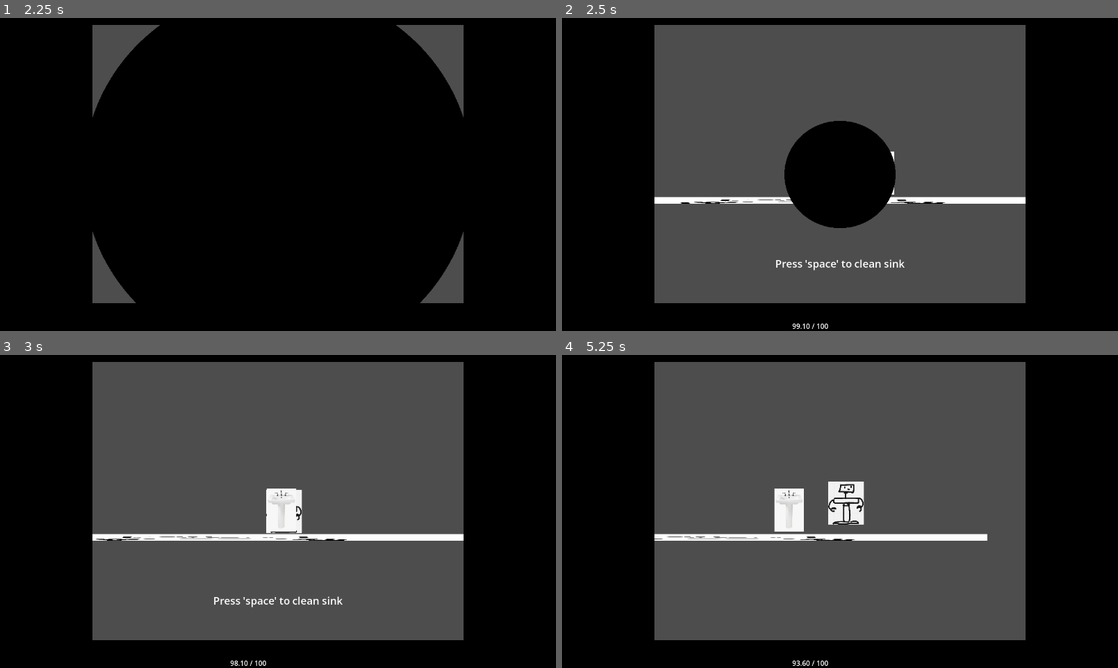
Above: before the commit, frames 1-4 (two rows, left to right).
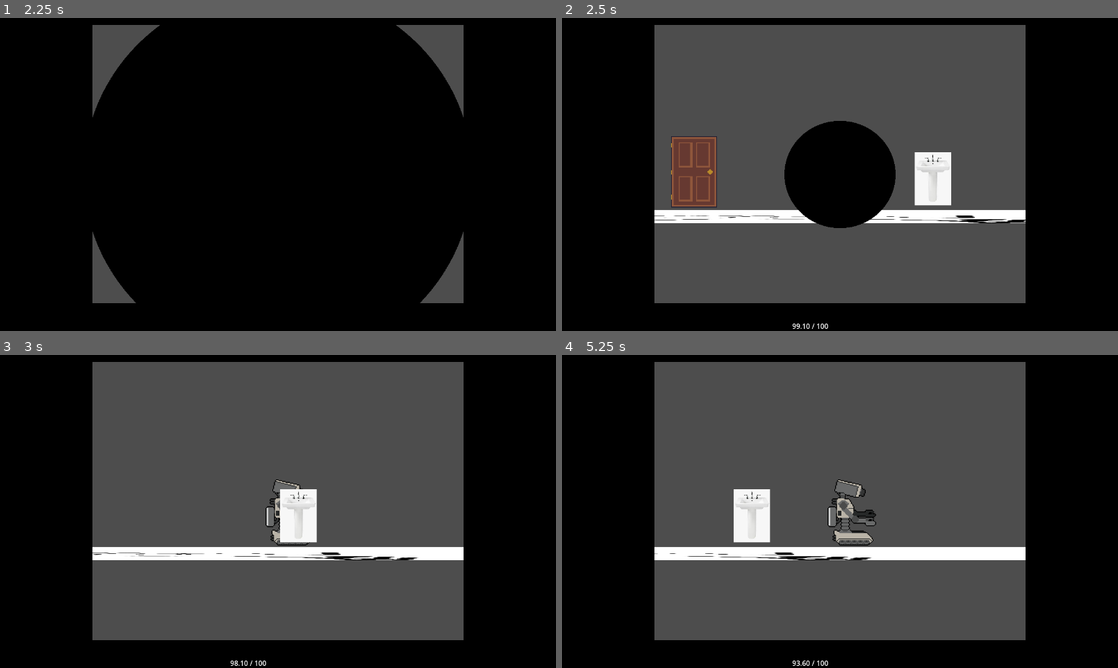
Above: after the commit, the same moments.

Repository: leorCD/Cleaning-Robot
Game: Godot game, scene res://scenes/main menu.tscn
Same seed, same stepped clock (60 frames per second), same inputs: the game is played once before the commit and once after it.
Inputs:
- Up to frame 1 (2.25 s): click "play" at 0.5 s; click "play" at 1.25 s; tap Enter at 2 s; hold D (right) from 2.03 s (still down); hold Space (interact) from 2.03 s (still down)
- Up to frame 2 (2.5 s): keep holding D (right); keep holding Space (interact); tap W (up) at 2.27, 2.3 s
- Up to frame 3 (3 s): keep holding D (right); tap W (up) at 2.57, 2.85 s; release Space (interact) at 2.78 s
- Up to frame 4 (5.25 s): tap W (up) at 3.02, 3.32, 3.8, 4.52, 4.82 s; tap Space (interact) at 3.05, 4.35 s; release D (right) at 3.53 s; hold A (left) 3.53-4.28 s; hold Space (interact) 3.53-4.28 s; hold D (right) from 4.28 s (still down); hold W (up) from 5.03 s (still down)

Frame 1 is identical in both runs. In frame 2, 6.2% of the frame differs, in the area x 16-84%, y 37-81%; in frame 3, 5.5%; in frame 4, 6.8%, in the area x 16-84%, y 39-66%.
Error after the commit: Invalid call. Nonexistent function 'interact' in base 'Area2D (sink.gd)'. (res://player/modules/interact_module.gd:15)

Commit message:
Interaction system refactorization
Changed the interaction system to include any area2D as opposed to just cleanable objects, this allows the integration of other interaction objects like doors
+ new sprites

Diff:
--- /dev/null
+++ b/objects/door/door.gd
@@ -0,0 +1,41 @@
+extends Area2D
+class_name Door
+
+@export var leadsTo : Door = null
+
+
+@onready var openTexture : Texture2D = load("res://objects/door/DoorOpen.png")
+@onready var closeTexture : Texture2D = load("res://objects/door/DoorClose.png")
+func interact(player : Player) -> void:
+	if not leadsTo: return
+
+	change_texture(openTexture)
+	await fade_player_out(player)
+	change_texture(closeTexture)
+
+	leadsTo.change_texture(openTexture)
+
+	player.global_position = leadsTo.global_position
+
+	await fade_player_in(player)
+	leadsTo.change_texture(closeTexture)
+
+func change_texture(texture : Texture2D) -> void:
+	$DoorSprite.texture = texture
+
+
+func fade_player_out(player: Player) -> void:
+	player.can_move(false)
+
+	var fadeAway = create_tween()
+	fadeAway.tween_property(player, "modulate:a", 0.0, 1.0)
+
+	await fadeAway.finished
+
+
+func fade_player_in(player: Player) -> void:
+	var fadeIn = create_tween()
+	fadeIn.tween_property(player, "modulate:a", 1.0, 1.0)
+
+	await fadeIn.finished
+	player.can_move(true)
--- /dev/null
+++ b/objects/door/door.tscn
@@ -0,0 +1,19 @@
+[gd_scene format=3 uid="uid://ghg7h82aqn40"]
+
+[ext_resource type="Texture2D" uid="uid://dc5bdiq3yis5r" path="res://objects/door/DoorClose.png" id="1_hpvv5"]
+[ext_resource type="Script" uid="uid://tsivx6j4mltd" path="res://objects/door/door.gd" id="1_uvdjg"]
+
+[sub_resource type="RectangleShape2D" id="RectangleShape2D_uvdjg"]
+size = Vector2(42, 82)
+
+[node name="Door" type="Area2D" unique_id=2083739151]
+collision_layer = 2
+script = ExtResource("1_uvdjg")
+
+[node name="DoorSprite" type="Sprite2D" parent="." unique_id=1913817794]
+z_index = -10
+texture = ExtResource("1_hpvv5")
+
+[node name="CollisionShape2D" type="CollisionShape2D" parent="." unique_id=1759342980]
+shape = SubResource("RectangleShape2D_uvdjg")
+debug_color = Color(3.272891e-06, 0.5948653, 0.33549508, 0.41960785)
--- a/player/modules/interact_module.gd
+++ b/player/modules/interact_module.gd
@@ -2,35 +2,69 @@
 class_name InteractionModule
 
 @onready var parent : Player = self.get_parent()
-@export var HUD : CanvasLayer = null
+@export var TaskHud : CanvasLayer = null
 
-var nearbyInteractables : Array[Cleanable] = []
-var targetInteractable : Cleanable = null
+var nearbyInteractables : Array[Node] = []
+var targetInteractable : Node = null
+var currentTask : Cleanable = null
+var taskUI : Node = null
 
-func _process(_delta: float) -> void:
-	if Input.is_action_just_pressed("interact"):
+func _unhandled_input(event: InputEvent) -> void:
+	if event.is_action_pressed("up"):
 		if not targetInteractable: return
+		targetInteractable.interact(parent)
 
-		var currentStance = parent.get_stance()
-		targetInteractable.clean(currentStance)
+	if event.is_action_pressed("interact"):
+		start_task()
 
-		HUD.set_interaction_text("Cleaning " + str(InteractionType.Stance.keys()[currentStance]))
+	if event.is_action_pressed("escape"):
+		end_task()
+
+
+# start and end tasks
+func start_task() -> void:
+	if not targetInteractable: return
+	if currentTask: return
+
+	var currentStance = parent.get_stance()
+
+	currentTask = targetInteractable
+	taskUI = currentTask.start_task(currentStance)
+
+	$TaskLayer.add_child(taskUI)
+	taskUI.position.y = taskUI.size.y
+	var TweenIn = create_tween()
+	TweenIn.set_trans(Tween.TRANS_QUART)
+	TweenIn.set_ease(Tween.EASE_OUT)
+	TweenIn.tween_property(taskUI, "position:y", 0.0, 1.0)
+
+	parent.can_move(false)
+
+func end_task() -> void:
+	if currentTask:
+		currentTask.end_task()
+		currentTask = null
+
+		var TweenOut = create_tween()
+		TweenOut.set_trans(Tween.TRANS_QUART)
+		TweenOut.tween_property(taskUI, "position:y", taskUI.size.y, 1.0)
+	parent.can_move(true)
 
 
 
 # store objects colliding with player
 func _on_area_entered(newArea: Area2D) -> void:
-	if (not newArea in nearbyInteractables) and (newArea is Cleanable):
+	if (not newArea in nearbyInteractables):
 		nearbyInteractables.append(newArea)
 		update_closest_interactable()
 
 func _on_area_exited(newArea: Area2D) -> void:
-	if (newArea in nearbyInteractables) and (newArea is Cleanable):
+	if (newArea in nearbyInteractables):
 		nearbyInteractables.erase(newArea)
 		update_closest_interactable()
 
 func update_closest_interactable() -> void:
-	var closest : Cleanable = null
+	var closest : Node = null
 	var closestDistance : float = INF
 
 	for object in nearbyInteractables:
@@ -44,8 +78,3 @@
 			closest = object # set it as the new closest object
 
 	targetInteractable = closest
-
-	if targetInteractable == null:
-		HUD.set_interaction_text("")
-	else:
-		HUD.set_interaction_text("Press 'space' to clean " + str(targetInteractable.name))
--- a/player/player.gd
+++ b/player/player.gd
@@ -2,6 +2,7 @@
 class_name Player
 
 @onready var sprite = $Sprite2D
+@onready var camera = $Camera2D
 
 var currentStance : InteractionType.Stance = InteractionType.Stance.STANDING # default stance
 
@@ -11,9 +12,10 @@
 var reaching : bool = false
 var direction : float
 var alive : bool = true
+var freezeMovement : bool = false
 
 func _physics_process(delta: float) -> void:
-	if not alive: return
+	if (not alive) or freezeMovement: return
 
 	# apply gravity
 	if not self.is_on_floor():
@@ -32,36 +34,52 @@
 	#currentStance = InteractionType.Stance.CROUCH if crouching else InteractionType.Stance.STAND
 	# this above code was replaced since theres 3 stances and not 2
 	if crouching:
+		change_sprite("crouching")
 		currentStance = InteractionType.Stance.CROUCHING
 	elif reaching:
+		change_sprite("reaching")
 		currentStance = InteractionType.Stance.REACHING
 	else:
+		change_sprite("standing")
 		currentStance = InteractionType.Stance.STANDING
 
 	move_and_slide()
 
-var crouchTexture = preload("res://player/crouch.png")
-var standTexture = preload("res://player/stand.png")
+var crouchingTexture = preload("res://player/RoombaF.png")
+var standingTexture = preload("res://player/RoombaS.png")
 func _process(_delta: float) -> void:
-	if not alive: return
+	if (not alive) or freezeMovement: return
 
 	if direction == -1:
 		sprite.flip_h = true
 	elif direction == 1:
 		sprite.flip_h = false
 
-	if crouching:
-		sprite.texture = crouchTexture
-		sprite.offset = Vector2(0, 61)
-	elif reaching:
-		#sprite.texture = reachTexture # we dont have one yet
-		sprite.offset = Vector2(0, -60)
-	else:
-		sprite.texture = standTexture
-		sprite.offset = Vector2(0, 0)
+func change_sprite(newSpriteName) -> void:
+	match newSpriteName.to_lower():
+		"crouching":
+			sprite.texture = crouchingTexture
+		"standing":
+			sprite.texture = standingTexture
+		#"Reaching":
+			#sprite.texture = crouchTexture
 
 func get_stance() -> InteractionType.Stance:
 	return currentStance
 
 func die() -> void:
 	self.alive = false
+
+func can_move(canMove : bool) -> void:
+	freezeMovement = not canMove
+
+	# zoom camera in
+	var newZoom = 6.0
+	var zoomIn = create_tween()
+	zoomIn.set_ease(Tween.EASE_OUT)
+	zoomIn.set_trans(Tween.TRANS_QUART)
+	if not canMove:
+		newZoom = 6.0
+	else:
+		newZoom = 2.0
+	zoomIn.tween_property(camera, "zoom", Vector2(newZoom, newZoom), 1.0)
--- a/player/player.tscn
+++ b/player/player.tscn
@@ -1,19 +1,20 @@
 [gd_scene format=3 uid="uid://dfayqmttyqmjf"]
 
-[ext_resource type="Texture2D" uid="uid://bk720h8wkrjpo" path="res://player/stand.png" id="1_oul6g"]
 [ext_resource type="Script" uid="uid://ciddnfa6xo1sh" path="res://player/player.gd" id="1_rkbax"]
+[ext_resource type="Texture2D" uid="uid://b8fhbp08e6q6d" path="res://player/RoombaS.png" id="2_qjkh3"]
 [ext_resource type="Script" uid="uid://bbb5iqjvy5g8c" path="res://player/modules/interact_module.gd" id="3_g1dw6"]
 [ext_resource type="Script" uid="uid://bk30v3cqra17j" path="res://player/modules/battery_module.gd" id="3_qjkh3"]
 [ext_resource type="Script" uid="uid://dlax8vfao6kk6" path="res://player/modules/hud_module.gd" id="4_yw30f"]
 
 [sub_resource type="RectangleShape2D" id="RectangleShape2D_rkbax"]
-size = Vector2(82, 98)
+size = Vector2(52, 76)
 
 [sub_resource type="RectangleShape2D" id="RectangleShape2D_yw30f"]
-size = Vector2(94, 110)
+size = Vector2(78, 80)
 
 [sub_resource type="SystemFont" id="SystemFont_qjkh3"]
 font_names = PackedStringArray("Star Choco")
+subpixel_positioning = 0
 
 [sub_resource type="LabelSettings" id="LabelSettings_g6k8r"]
 font = SubResource("SystemFont_qjkh3")
@@ -21,6 +22,7 @@
 
 [sub_resource type="SystemFont" id="SystemFont_boad6"]
 font_names = PackedStringArray("Star Choco")
+subpixel_positioning = 0
 msdf_pixel_range = 24
 
 [sub_resource type="LabelSettings" id="LabelSettings_rgyib"]
@@ -28,24 +30,34 @@
 
 [node name="CharacterBody2D" type="CharacterBody2D" unique_id=1653520843]
 script = ExtResource("1_rkbax")
+metadata/_edit_group_ = true
+
+[node name="Camera2D" type="Camera2D" parent="." unique_id=658354245]
+zoom = Vector2(2, 2)
+process_callback = 0
+position_smoothing_enabled = true
+position_smoothing_speed = 10.0
 
 [node name="Sprite2D" type="Sprite2D" parent="." unique_id=1727710888]
-scale = Vector2(0.32156864, 0.32156867)
-texture = ExtResource("1_oul6g")
+texture = ExtResource("2_qjkh3")
 
 [node name="CollisionShape2D" type="CollisionShape2D" parent="." unique_id=1929782218]
 shape = SubResource("RectangleShape2D_rkbax")
+debug_color = Color(0.79607844, 0, 0.15294118, 0)
 
 [node name="BatteryModule" type="Node2D" parent="." unique_id=435266191 node_paths=PackedStringArray("batteryLabel")]
 script = ExtResource("3_qjkh3")
 batteryLabel = NodePath("../HUDModule/battery")
 
-[node name="InteractModule" type="Area2D" parent="." unique_id=428256753 node_paths=PackedStringArray("HUD")]
+[node name="InteractModule" type="Area2D" parent="." unique_id=428256753 node_paths=PackedStringArray("TaskHud")]
+collision_mask = 2
 script = ExtResource("3_g1dw6")
-HUD = NodePath("../HUDModule")
+TaskHud = NodePath("TaskLayer")
 
 [node name="CollisionShape2D" type="CollisionShape2D" parent="InteractModule" unique_id=2057291534]
 shape = SubResource("RectangleShape2D_yw30f")
+
+[node name="TaskLayer" type="CanvasLayer" parent="InteractModule" unique_id=2113358428]
 
 [node name="HUDModule" type="CanvasLayer" parent="." unique_id=1387734032]
 layer = 51
--- a/project.godot
+++ b/project.godot
@@ -24,6 +24,7 @@
 window/size/viewport_width=1280
 window/size/viewport_height=720
 window/stretch/mode="viewport"
+window/stretch/scale_mode="integer"
 
 [dotnet]
 
@@ -56,6 +57,16 @@
 "events": [Object(InputEventKey,"resource_local_to_scene":false,"resource_name":"","device":-1,"window_id":0,"alt_press …(191 unchanged characters)…
 ]
 }
+escape={
+"deadzone": 0.2,
+"events": [Object(InputEventKey,"resource_local_to_scene":false,"resource_name":"","device":-1,"window_id":0,"alt_pressed":false,"shift_pressed":false,"ctrl_pressed":false,"meta_pressed":false,"pressed":false,"keycode":0,"physical_keycode":4194305,"key_label":0,"unicode":0,"location":0,"echo":false,"script":null)
+]
+}
+
+[layer_names]
+
+2d_physics/layer_1="player"
+2d_physics/layer_2="interactable"
 
 [physics]
 
--- a/scenes/level1.tscn
+++ b/scenes/level1.tscn
@@ -1,13 +1,11 @@
 [gd_scene format=3 uid="uid://d11ibitadgo44"]
 
-[ext_resource type="Texture2D" uid="uid://dbpijmmatdkuy" path="res://textures/123.png" id="1_errlg"]
+[ext_resource type="Texture2D" uid="uid://dbpijmmatdkuy" path="res://textures/old/123.png" id="1_errlg"]
 [ext_resource type="PackedScene" uid="uid://dfayqmttyqmjf" path="res://player/player.tscn" id="1_g2h75"]
-[ext_resource type="Script" uid="uid://bbijc464j823o" path="res://scenes/sink.gd" id="2_ru4tf"]
-[ext_resource type="Texture2D" uid="uid://bgm2k0dlyukn6" path="res://textures/sink.png" id="3_dwgg1"]
+[ext_resource type="PackedScene" uid="uid://dwj8dxk2orq1x" path="res://tasks/sink/sink.tscn" id="2_dwgg1"]
+[ext_resource type="PackedScene" uid="uid://dqkg63hxeaqbb" path="res://tasks/sink/sink_standing.tscn" id="3_ru4tf"]
 [ext_resource type="PackedScene" uid="uid://ca1ti3xnqjjh2" path="res://global/4_3_fake_aspect_ratio.tscn" id="5_ru4tf"]
-
-[sub_resource type="RectangleShape2D" id="RectangleShape2D_dwgg1"]
-size = Vector2(68, 100)
+[ext_resource type="PackedScene" uid="uid://ghg7h82aqn40" path="res://objects/door/door.tscn" id="6_6sh32"]
 
 [sub_resource type="RectangleShape2D" id="RectangleShape2D_g2h75"]
 size = Vector2(1222, 20)
@@ -15,26 +13,14 @@
 [node name="Level1" type="Node2D" unique_id=2091779854]
 
 [node name="CharacterBody2D" parent="." unique_id=1653520843 instance=ExtResource("1_g2h75")]
-
-[node name="Camera2D" type="Camera2D" parent="CharacterBody2D" unique_id=563823312]
-process_callback = 0
-position_smoothing_enabled = true
-position_smoothing_speed = 10.0
+position = Vector2(-2, 60)
 
 [node name="Interactables" type="Node" parent="." unique_id=652479531]
 
-[node name="sink" type="Area2D" parent="Interactables" unique_id=927867921]
-position = Vector2(152, 45)
-script = ExtResource("2_ru4tf")
-metadata/_edit_group_ = true
-
-[node name="Sprite2D" type="Sprite2D" parent="Interactables/sink" unique_id=2047311134]
-scale = Vector2(0.3655915, 0.36559147)
-texture = ExtResource("3_dwgg1")
-
-[node name="CollisionShape2D" type="CollisionShape2D" parent="Interactables/sink" unique_id=1132493251]
-shape = SubResource("RectangleShape2D_dwgg1")
-debug_color = Color(0.6625151, 0.80674607, 0.5167815, 0.41960785)
+[node name="sink" parent="Interactables" unique_id=178642162 instance=ExtResource("2_dwgg1")]
+position = Vector2(166, 65)
+collision_layer = 2
+StandingTaskScene = ExtResource("3_ru4tf")
 
 [node name="Walls" type="Node" parent="." unique_id=1031712267]
 
@@ -52,3 +38,12 @@
 texture = ExtResource("1_errlg")
 
 [node name="4_3 fake aspect ratio" parent="." unique_id=31042625 instance=ExtResource("5_ru4tf")]
+visible = false
+
+[node name="Door" parent="." unique_id=2083739151 node_paths=PackedStringArray("leadsTo") instance=ExtResource("6_6sh32")]
+position = Vector2(-109, 57)
+leadsTo = NodePath("../Door2")
+
+[node name="Door2" parent="." unique_id=943212755 node_paths=PackedStringArray("leadsTo") instance=ExtResource("6_6sh32")]
+position = Vector2(-234, 57)
+leadsTo = NodePath("../Door")
--- a/scenes/sink.gd
+++ b/scenes/sink.gd
@@ -1 +1,5 @@
 extends Cleanable
+
+
+func start_standing_task() -> void:
+	print("sink")
--- a/scripts/cleanableObjects/cleanableClass.gd
+++ b/scripts/cleanableObjects/cleanableClass.gd
@@ -1,27 +1,52 @@
 extends Area2D
 class_name Cleanable
 
-func clean(stance : InteractionType.Stance) -> void:
+@export_category("Tasks")
+@export var StandingTaskScene : PackedScene = null
+@export var CrouchingTaskScene : PackedScene = null
+@export var ReachingTaskScene : PackedScene = null
+var active_task : Node = null
+
+func start_task(stance : InteractionType.Stance) -> Node:
+	var task_scene : PackedScene = null
+
 	match stance: # match the value of stance to one of the listed values
 		InteractionType.Stance.STANDING: # standing value
-			start_standing_task()
+			task_scene = StandingTaskScene
+			#start_standing_task()
 		InteractionType.Stance.CROUCHING: # crouching value
-			start_crouching_task()
+			task_scene = CrouchingTaskScene
+			#start_crouching_task()
 		InteractionType.Stance.REACHING: # reaching value
-			start_reaching_task()
+			task_scene = ReachingTaskScene
+			#start_reaching_task()
 		_: # default case
 			print("error - something bad happened fix it")
 
+	if task_scene == null:
+		push_warning("no task assigned for " + InteractionType.Stance.keys()[stance] + " on " + name)
+		return
+
+	active_task = task_scene.instantiate()
+	return active_task
+
+func end_task() -> void:
+	pass
+
+
 
 # override whichever ones youre gonna use
-func start_standing_task() -> void:
-	# default behavior
-	push_warning("standing task not implemented for " + self.name + ", intentional?")
-
-func start_crouching_task() -> void:
-	# default behavior
-	push_warning("standing task not implemented for " + self.name + ", intentional?")
-
-func start_reaching_task() -> void:
-	# default behavior
-	push_warning("standing task not implemented for " + self.name + ", intentional?")
+#func start_standing_task() -> void:
+	## default behavior
+	#if StandingTask == null:
+		#push_warning("standing task not implemented for " + self.name + ", intentional?")
+	#
+#func start_crouching_task() -> void:
+	## default behavior
+	#if ReachingTask == null:
+		#push_warning("standing task not implemented for " + self.name + ", intentional?")
+#
+#func start_reaching_task() -> void:
+	## default behavior
+	#if StandingTask == null:
+		#push_warning("standing task not implemented for " + self.name + ", intentional?")
--- a/tasks/Sink.tscn
+++ /dev/null
@@ -1,9 +0,0 @@
-[gd_scene format=3 uid="uid://xskary027dhv"]
-
-[node name="Sink" type="Control" unique_id=413346326]
-layout_mode = 3
-anchors_preset = 15
-anchor_right = 1.0
-anchor_bottom = 1.0
-grow_horizontal = 2
-grow_vertical = 2
--- /dev/null
+++ b/tasks/sink/sink.tscn
@@ -0,0 +1,19 @@
+[gd_scene format=3 uid="uid://dwj8dxk2orq1x"]
+
+[ext_resource type="Script" uid="uid://bbijc464j823o" path="res://scenes/sink.gd" id="1_un3s4"]
+[ext_resource type="Texture2D" uid="uid://bgm2k0dlyukn6" path="res://textures/sink.png" id="2_y3rjl"]
+
+[sub_resource type="RectangleShape2D" id="RectangleShape2D_dwgg1"]
+size = Vector2(42, 62)
+
+[node name="sink" type="Area2D" unique_id=178642162]
+script = ExtResource("1_un3s4")
+metadata/_edit_group_ = true
+
+[node name="Sprite2D" type="Sprite2D" parent="." unique_id=1244583372]
+scale = Vector2(0.22580646, 0.22580644)
+texture = ExtResource("2_y3rjl")
+
+[node name="CollisionShape2D" type="CollisionShape2D" parent="." unique_id=648909737]
+shape = SubResource("RectangleShape2D_dwgg1")
+debug_color = Color(0.6625151, 0.80674607, 0.5167815, 0.41960785)
--- /dev/null
+++ b/tasks/sink/sink_standing.tscn
@@ -0,0 +1,36 @@
+[gd_scene format=3 uid="uid://dqkg63hxeaqbb"]
+
+[node name="sink_standing" type="Control" unique_id=260489336]
+layout_mode = 3
+anchors_preset = 15
+anchor_right = 1.0
+anchor_bottom = 1.0
+grow_horizontal = 2
+grow_vertical = 2
+metadata/_edit_use_anchors_ = true
+
+[node name="Panel" type="Panel" parent="." unique_id=1179027287]
+layout_mode = 1
+anchors_preset = -1
+anchor_left = 0.3046875
+anchor_top = 0.10277778
+anchor_right = 0.6953125
+anchor_bottom = 0.8972222
+grow_horizontal = 2
+grow_vertical = 2
+metadata/_edit_use_anchors_ = true
+
+[node name="Label" type="Label" parent="." unique_id=1064318430]
+layout_mode = 1
+anchors_preset = 8
+anchor_left = 0.5
+anchor_top = 0.5
+anchor_right = 0.5
+anchor_bottom = 0.5
+offset_left = -20.0
+offset_top = -11.5
+offset_right = 20.0
+offset_bottom = 11.5
+grow_horizontal = 2
+grow_vertical = 2
+text = "clean ts"
Binary file added: objects/door/DoorClose.png
Not shown, changed: objects/door/DoorClose.png.import
Binary file added: objects/door/DoorOpen.png
Not shown, added: objects/door/DoorOpen.png.import
Not shown, added: objects/door/door.gd.uid
Binary file added: player/OLD - RoombaFront.png
Not shown, added: player/OLD - RoombaFront.png.import
Binary file added: player/OLD - RoombaSide.png
Not shown, changed: player/OLD - RoombaSide.png.import
Binary file added: player/RoombaF.png
Not shown, changed: player/RoombaF.png.import
Binary file added: player/RoombaS.png
(and 7 more such lines)
